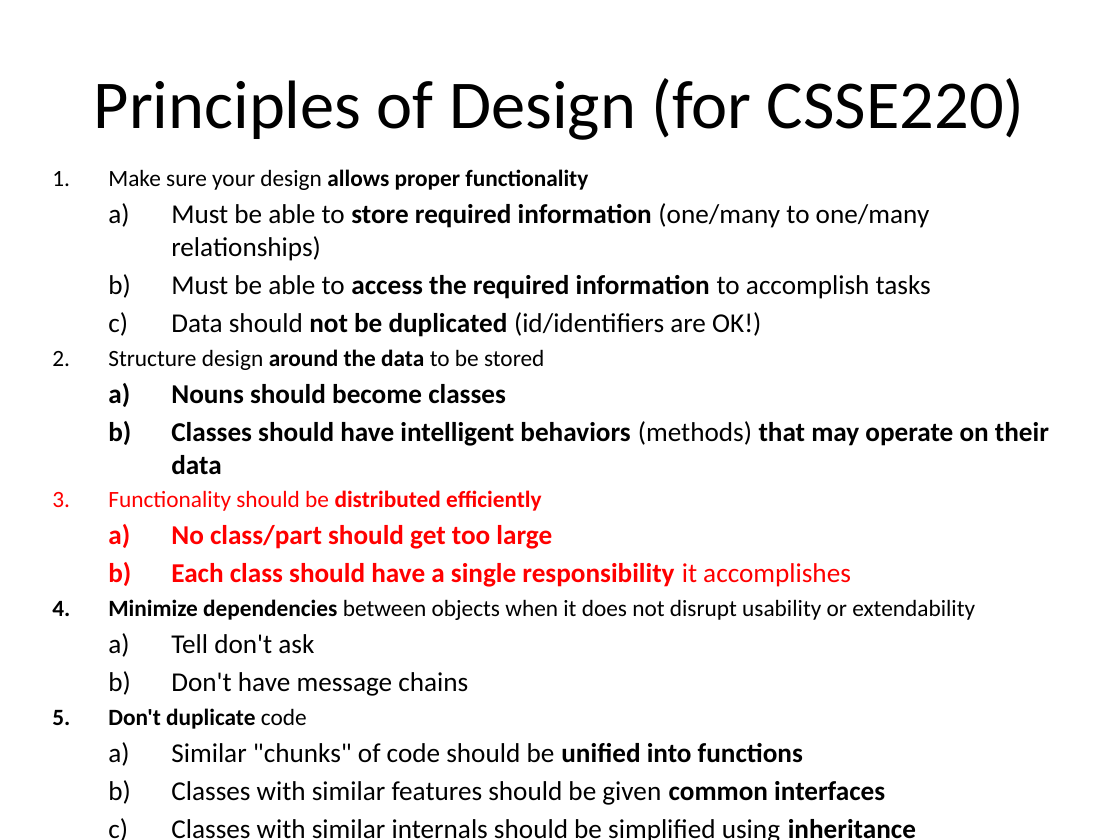
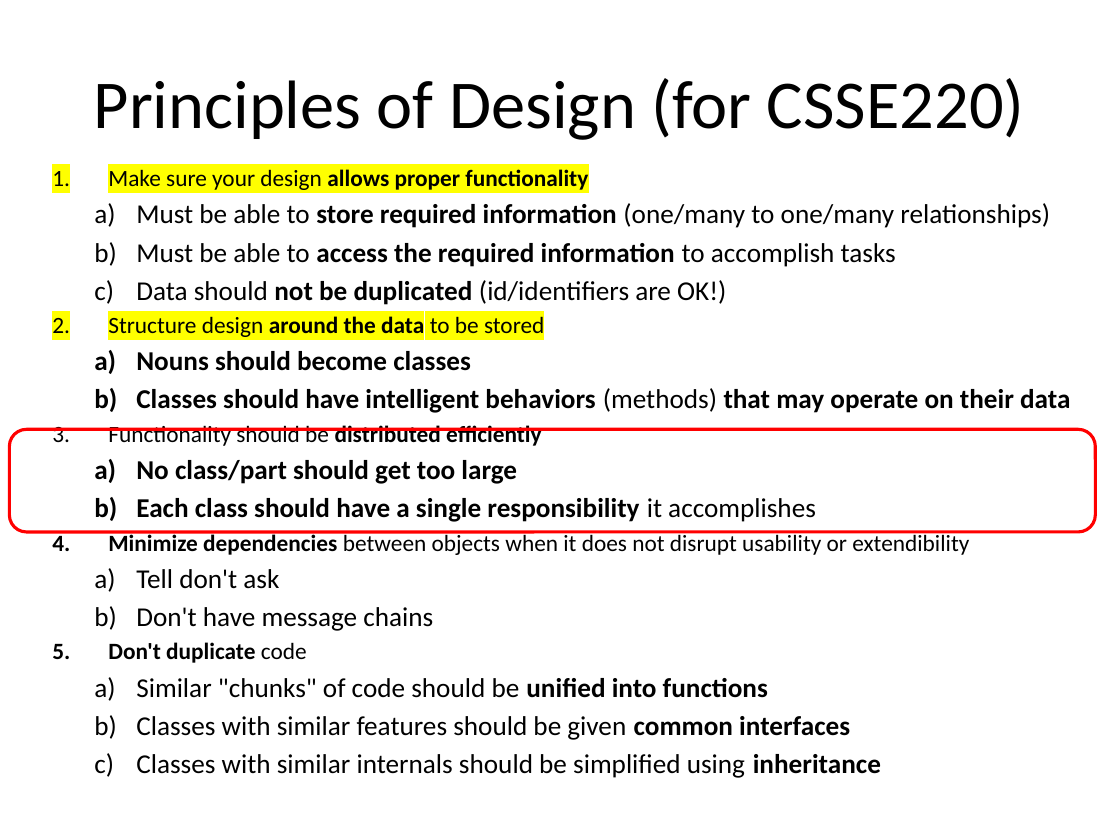
Before and after one commit to RHIT-CSSE/csse220, a slide deck: slide 13 of ClassMaterials/Encapsulation/Slides/Encapsulation.pptx (slide 12 before the commit). Drawn at 1120x840 pixels with LibreOffice and Linux fonts; fonts in the diff are those of the drawing. Boxes give left, top, right and bottom in pixels: in the first picture for what was removed or moved away, otherwise in the second. Text is boxed around its words. In the diff, an @@ line names an element or a change of style, - is before the commit and + after.

```diff
--- a/ClassMaterials/Encapsulation/Slides/Encapsulation.pptx
+++ b/ClassMaterials/Encapsulation/Slides/Encapsulation.pptx
@@ text at box(108, 169, 1070, 778): highlight none to #FFFF00 in "Make sure your design allows proper functionality", "Structure design around the data to be ..."; text colour #FF0000 to #000000 in "Functionality should be distributed efficiently", "No class/part should get too large", "Each class should have a single responsibility ..."; indent changed @@
@@ rounded rectangle added at box(9, 429, 1095, 532), outline #FF0000 2 pt @@
@@ text at box(108, 531, 969, 555): text changed @@
-4. Minimize dependencies between objects when it does not disrupt usability or extendability
+4. Minimize dependencies between objects when it does not disrupt usability or extendibility
```
Also in this commit, not shown: 18 other slides changed, 3 slides added, 3 slides removed.
